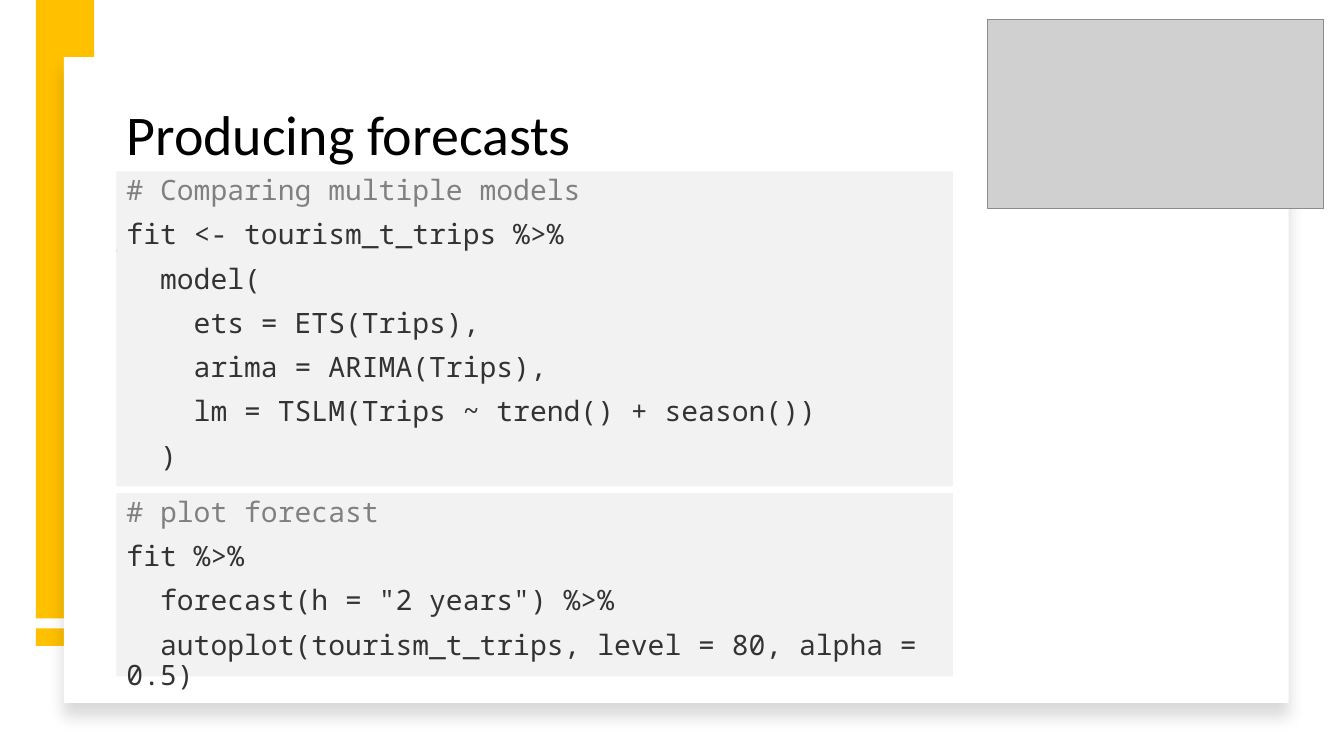
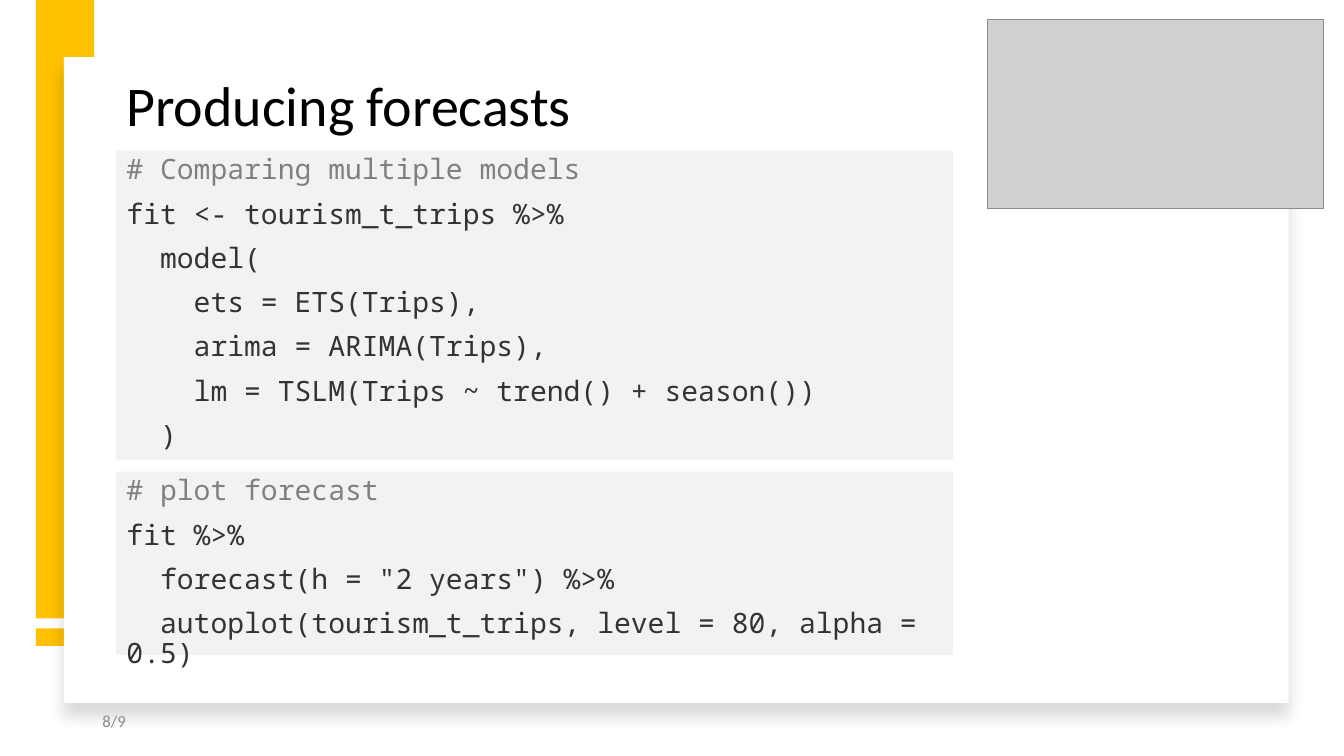
Before and after one commit to intro-to-data-science-22-workshop/-14-temporal-data-with-tsibble-and-fable-Samson-Krafft, a slide deck: slide 8 of tsibble and fable.pptx. Drawn at 1344x756 pixels with LibreOffice and Linux fonts; fonts in the diff are those of the drawing; grey boxes stand for pictures; background and template pictures are left out. Boxes give left, top, right and bottom in pixels: in the first picture for what was removed or moved away, otherwise in the second. Text is boxed around its words. In the diff, an @@ line names an element or a change of style, - is before the commit and + after.

```diff
--- a/tsibble and fable.pptx
+++ b/tsibble and fable.pptx
@@ title "Producing forecasts": place and size @@
-title "Producing forecasts" at [127, 116, 571, 165]
+title "Producing forecasts" at [126, 87, 571, 136]
@@ rectangle "# Comparing multiple models": place and size @@
-rectangle "# Comparing multiple models" at [116, 171, 953, 487]
+rectangle "# Comparing multiple models" at [116, 151, 953, 461]
@@ rectangle "# plot forecast": place and size @@
-rectangle "# plot forecast" at [116, 493, 953, 677]
+rectangle "# plot forecast" at [116, 472, 953, 655]
@@ page number added at [102, 715, 125, 728], 12 pt, text #8C8C8C @@
+8/9
```
Also in this commit, not shown: 8 other slides changed, 1 slide removed.
